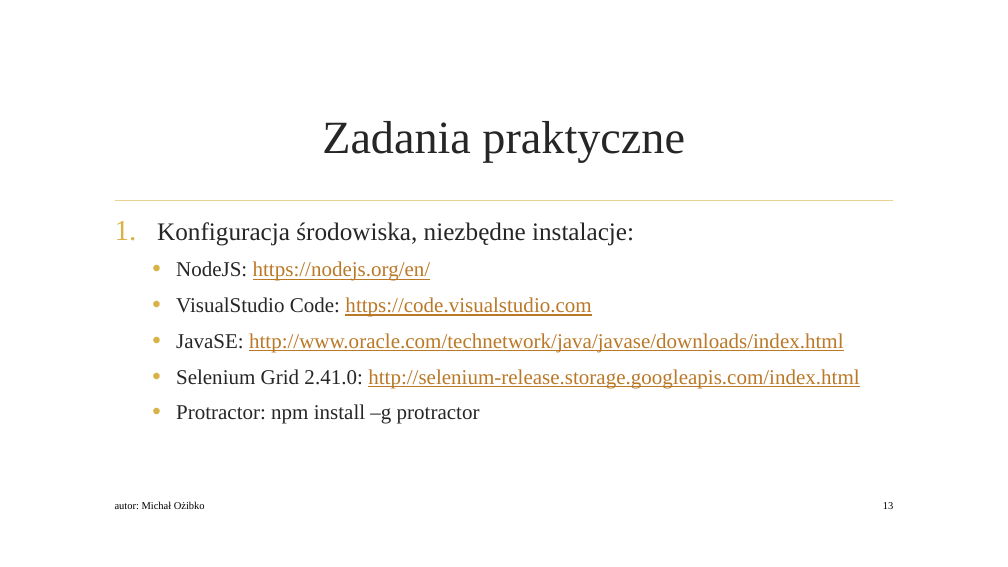
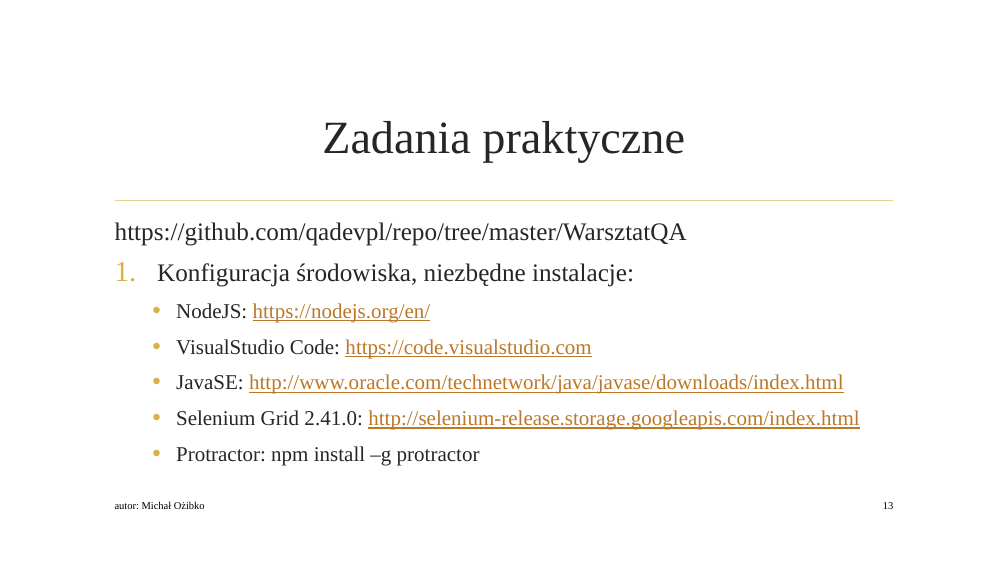
Before and after one commit to qadevpl/repo, a slide deck: slide 13 of JSRestApi/WarsztatQA.pptx. Drawn at 1008x567 pixels with LibreOffice and Linux fonts; fonts in the diff are those of the drawing; background and template pictures are left out. Boxes give left, top, right and bottom in pixels: in the first picture for what was removed or moved away, otherwise in the second. Text is boxed around its words. In the diff, an @@ line names an element or a change of style, - is before the commit and + after.

```diff
--- a/JSRestApi/WarsztatQA.pptx
+++ b/JSRestApi/WarsztatQA.pptx
@@ text at (115, 222, 687, 246): paragraph added @@
+https://github.com/qadevpl/repo/tree/master/WarsztatQA
```
Also in this commit, not shown: 1 other file.
